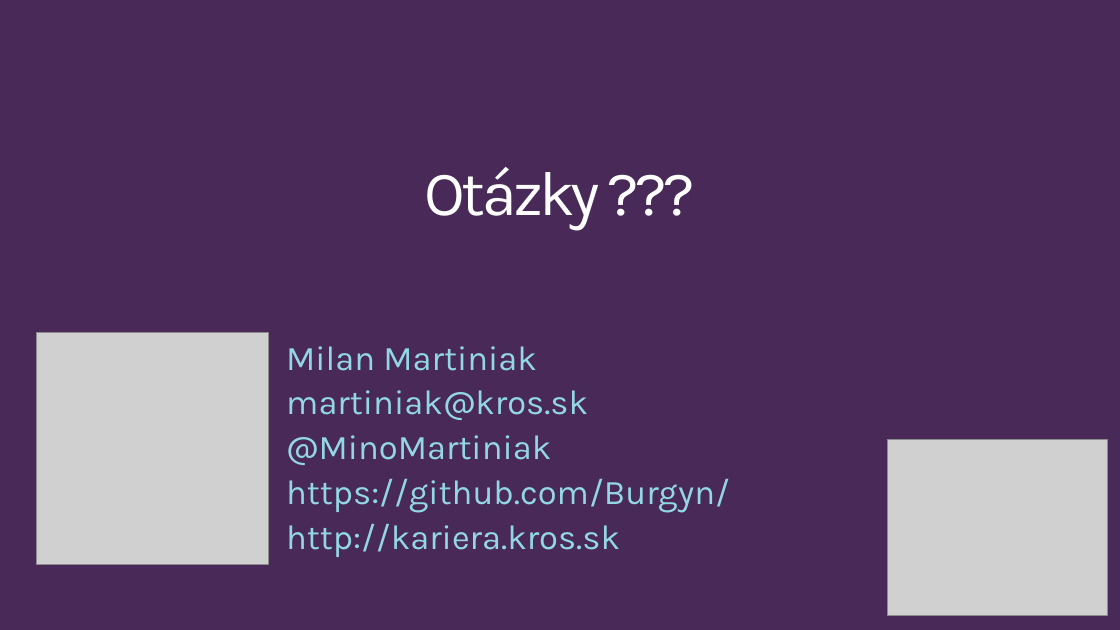
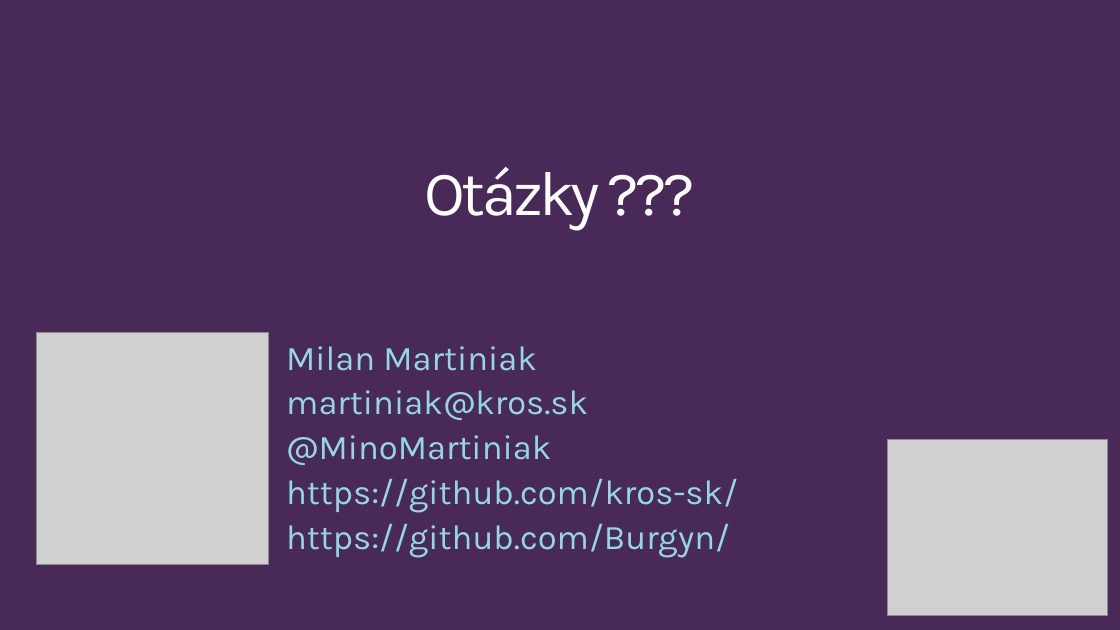
Before and after one commit to Burgyn/SOLID-Principles, a slide deck: slide 33 of SOLIDPrinciples4Kros.pptx (slide 43 before the commit). Drawn at 1120x630 pixels with LibreOffice and Linux fonts; fonts in the diff are those of the drawing; grey boxes stand for pictures. Boxes give left, top, right and bottom in pixels: in the first picture for what was removed or moved away, otherwise in the second. Text is boxed around its words. In the diff, an @@ line names an element or a change of style, - is before the commit and + after.

```diff
--- a/SOLIDPrinciples4Kros.pptx
+++ b/SOLIDPrinciples4Kros.pptx
@@ subtitle at [286,479,738,513]: paragraph added @@
+https://github.com/kros-sk/
@@ subtitle at [286,524,620,557]: paragraph removed @@
-http://kariera.kros.sk
```
Also in this commit, not shown: 2 other slides changed, 4 slides added, 14 slides removed, 1 other file.
